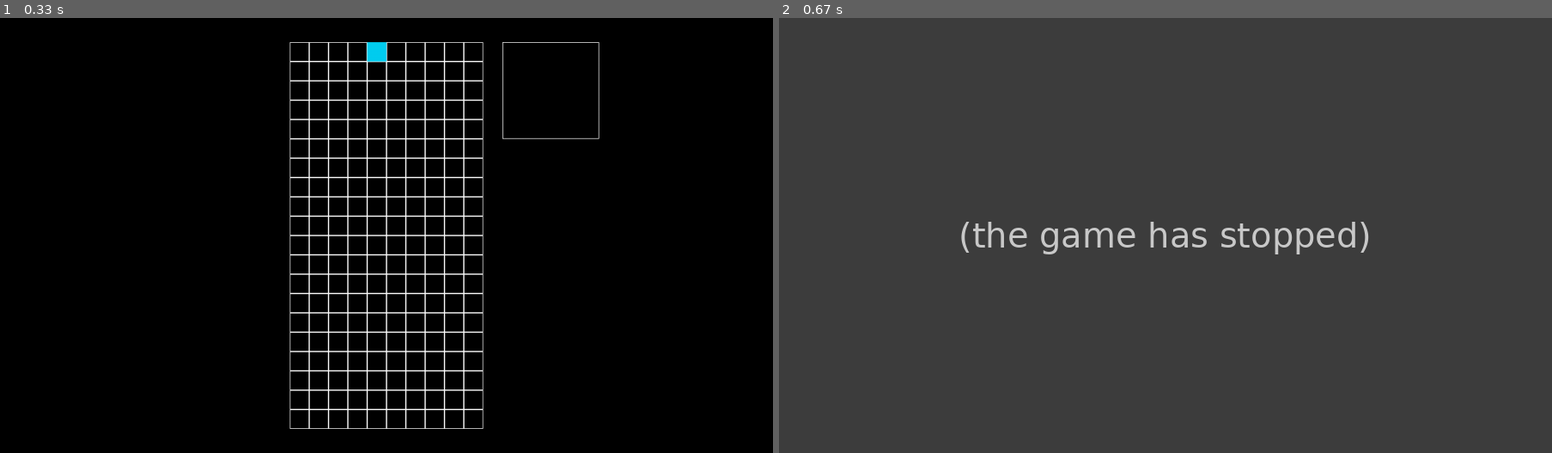
Above: before the commit, frames 1-2 (left to right).
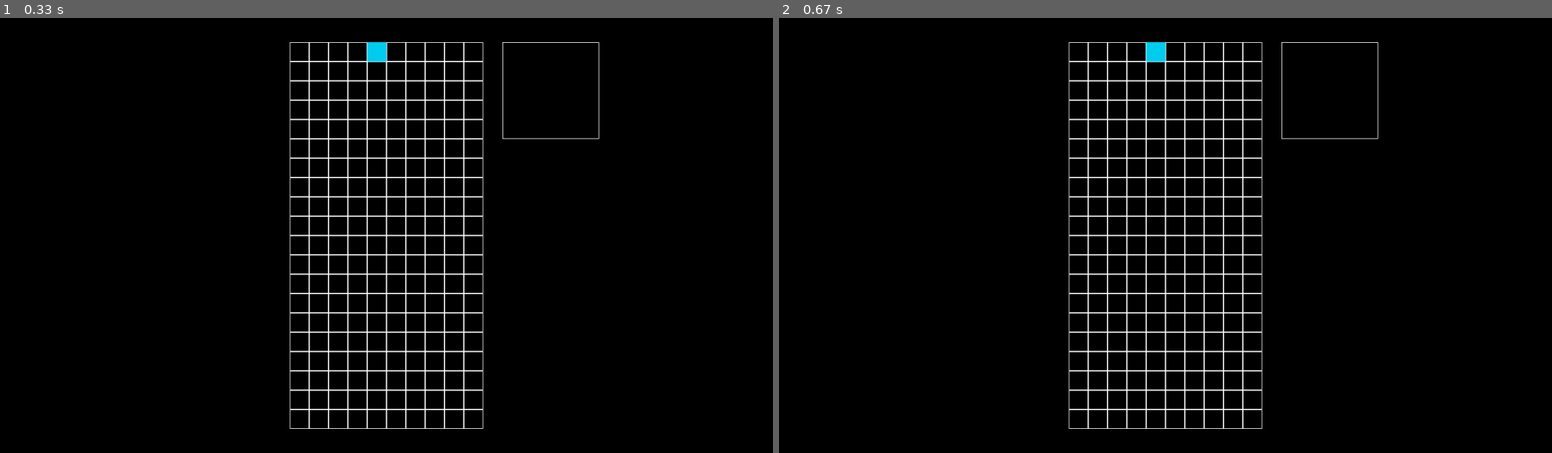
Above: after the commit, the same moments.

Repository: JoshuaEagles/Simple-Pygame-Tetris
Game: pygame game, started from tetris.py
Same seed, same stepped clock (60 frames per second), same inputs: the game is played once before the commit and once after it.
Inputs:
- Up to frame 1 (0.33 s): no input
- Up to frame 2 (0.67 s): tap Enter at 0.33 s

Frame 1 is identical in both runs. In frame 2, 98% of the frame differs, in the area x 0-100%, y 0-100%.
Error before the commit: UnboundLocalError: cannot access local variable 'pressed_key' where it is not associated wit...; the game stopped at 0.38 s (later frames are placeholders)

Commit message:
Linting fix + input crash fix

Diff:
--- a/tetris.py
+++ b/tetris.py
@@ -1,13 +1,30 @@
 import sys
 import pygame
-from pygame.locals import *
+# pylint: disable=no-name-in-module
+from pygame.locals import (
+    K_a,
+    K_d,
+    K_w,
+    K_s,
+    K_k,
+    K_j,
+    K_RETURN,
+    QUIT,
+    KEYDOWN,
+    KEYUP
+)
+# pylint: enable=no-name-in-module
 
+# pylint: disable=no-member
 pygame.init()
+# pylint: enable=no-member
 
 window_size = [1280, 720]
 
 screen = pygame.display.set_mode(window_size)
+# pylint: disable=too-many-function-args
 background = pygame.Surface(window_size)
+# pylint: enable=too-many-function-args
 
 play_area = []
 play_area_size = [40, 10]
@@ -74,19 +91,21 @@
 def create_play_area():
     for row in range(play_area_size[0]):
         play_area.append([])
-        for col in range(play_area_size[1]):
+        for _col in range(play_area_size[1]):
             play_area[row].append(0)
 
 def event_handler():
     for event in pygame.event.get():
-        if event.type == pygame.QUIT:
+        if event.type == QUIT:
             sys.exit()
-        elif event.type == pygame.KEYDOWN:
-            pressed_key = input_map[event.key]
-            input_states[pressed_key]["pressed"] = True
-        elif event.type == pygame.KEYUP:
-            released_key = input_map[event.key]
-            input_states[pressed_key]["pressed"] = False
+        elif event.type == KEYDOWN:
+            if event.key in input_map:
+                pressed_key = input_map[event.key]
+                input_states[pressed_key]["pressed"] = True
+        elif event.type == KEYUP:
+            if event.key in input_map:
+                released_key = input_map[event.key]
+                input_states[released_key]["pressed"] = False
 
 def update():
     pass
